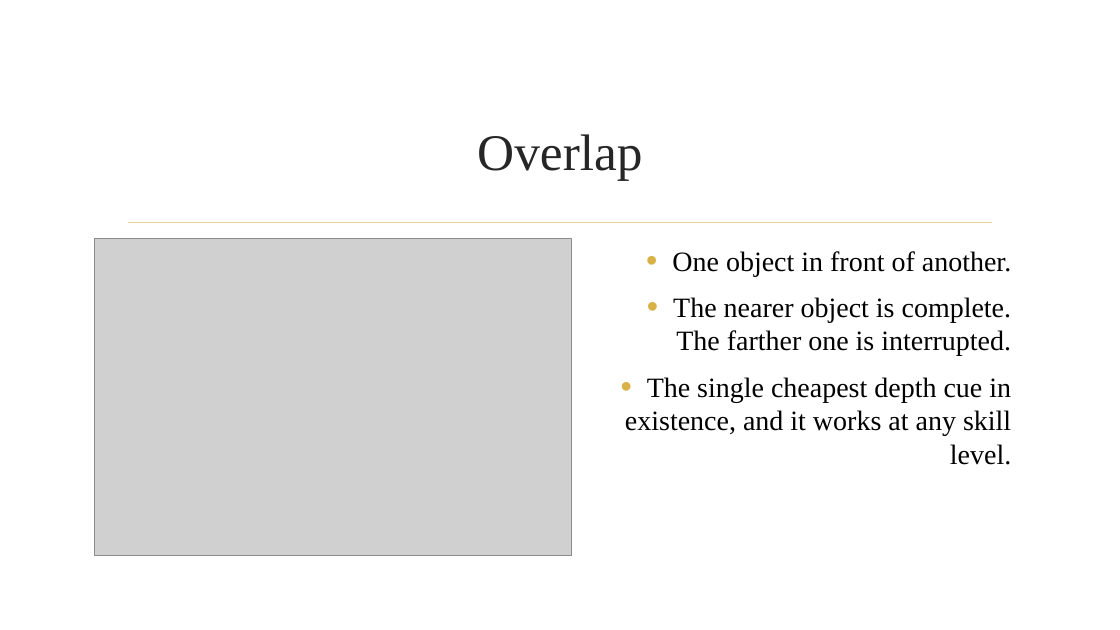
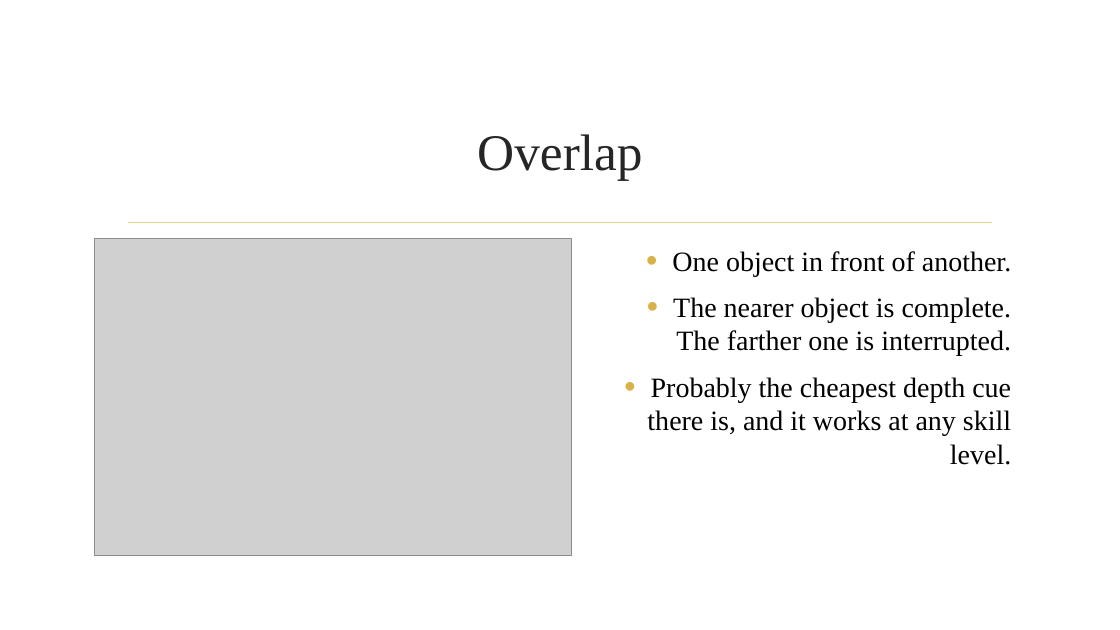
Before and after one commit to dcoes/Classes, a slide deck: slide 5 of Storyboarding/NewLectures/06_Perspective_REVISED.pptx. Drawn at 1120x630 pixels with LibreOffice and Linux fonts; fonts in the diff are those of the drawing; grey boxes stand for pictures; background and template pictures are left out. Boxes give left, top, right and bottom in pixels: in the first picture for what was removed or moved away, otherwise in the second. Text is boxed around its words. In the diff, an @@ line names an element or a change of style, - is before the commit and + after.

Commit message:
Added Skill and Content and Lectures

```diff
--- a/Storyboarding/NewLectures/06_Perspective_REVISED.pptx
+++ b/Storyboarding/NewLectures/06_Perspective_REVISED.pptx
@@ text at bbox=[647, 377, 1011, 465]: text changed @@
-• The single cheapest depth cue in existence, and it works at any skill level.
+• Probably the cheapest depth cue there is, and it works at any skill level.
```
Also in this commit, not shown: 15 other slides changed, 21 other files.
